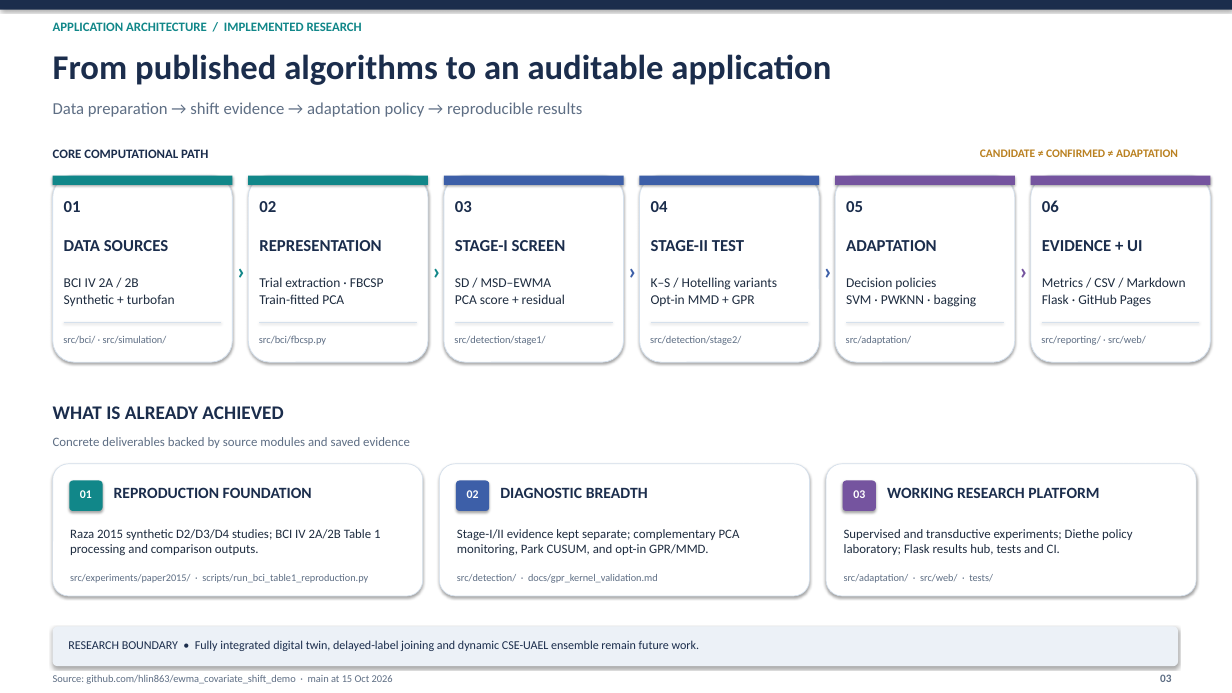
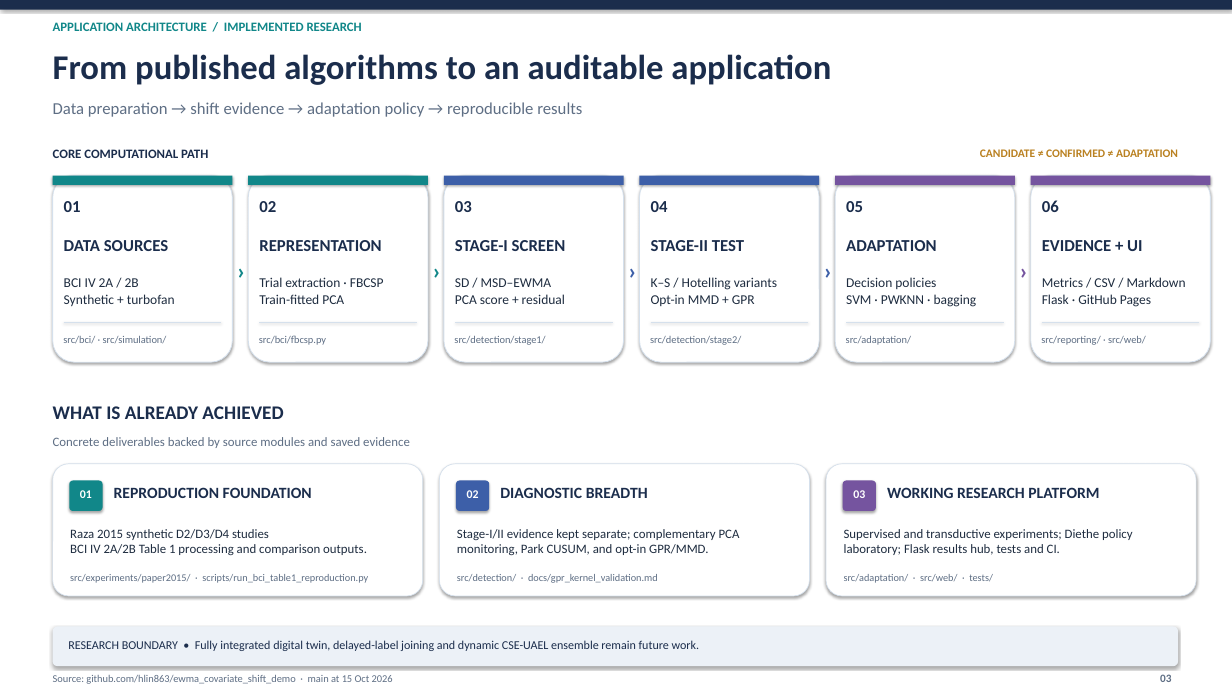
Before and after one commit to hlin863/ewma_covariate_shift_demo, a slide deck: slide 3 of presentations/EWMA_Covariate_Shift_Progress_Review_Haocheng_Lin.pptx. Drawn at 1232x693 pixels with LibreOffice and Linux fonts; fonts in the diff are those of the drawing. Boxes give left, top, right and bottom in pixels: in the first picture for what was removed or moved away, otherwise in the second. Text is boxed around its words. In the diff, an @@ line names an element or a change of style, - is before the commit and + after.

```diff
--- a/presentations/EWMA_Covariate_Shift_Progress_Review_Haocheng_Lin.pptx
+++ b/presentations/EWMA_Covariate_Shift_Progress_Review_Haocheng_Lin.pptx
@@ text at bbox=[70, 529, 367, 555]: text changed @@
-Raza 2015 synthetic D2/D3/D4 studies; BCI IV 2A/2B Table 1 processing and comparison outputs.
+Raza 2015 synthetic D2/D3/D4 studies
+BCI IV 2A/2B Table 1 processing and comparison outputs.
```
Also in this commit, not shown: 1 other slide changed.
